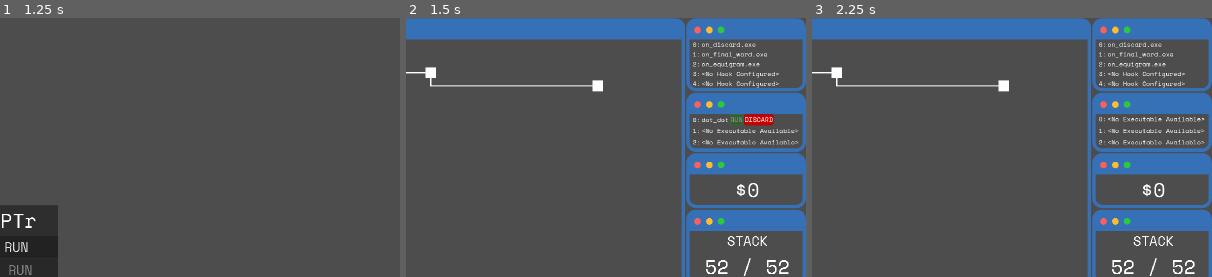
Above: before the commit, frames 1-3 (left to right).
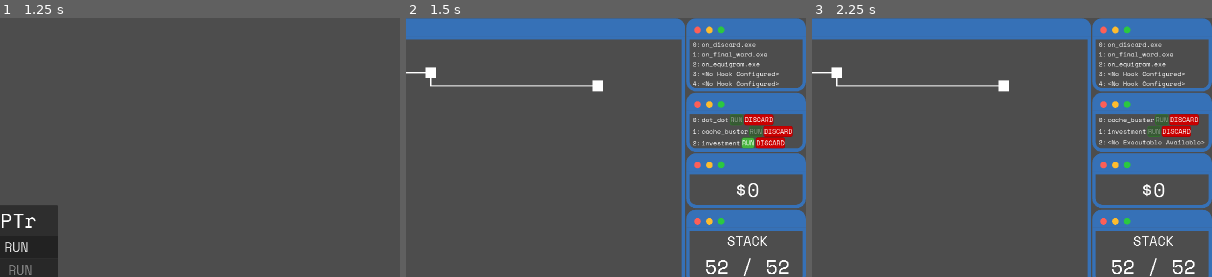
Above: after the commit, the same moments.

Repository: LucasMc17/CRYPTr
Game: Godot game, scene res://root.tscn
Same seed, same stepped clock (60 frames per second), same inputs: the game is played once before the commit and once after it.
Inputs (mouse positions are % of the whole screen's width and height, from its top left):
- Up to frame 1 (1.25 s): click (88, 99) at 0.52 s; type "12" at 0.6 s
- Up to frame 2 (1.5 s): click "NEW RUN" at 1.25 s
- Up to frame 3 (2.25 s): click "DISCARD" at 2 s
The pictures show only the part of the screen within x 50-100%, y 0-50%; the shares and areas given below are measured in that part.

Frame 1 is identical in both runs. In frame 2, 1.2% of the frame differs, in the area x 71-99%, y 41-51%; in frame 3, 1.1%.

Commit message:
more executables

Diff:
--- a/globals/debug_node.tscn
+++ b/globals/debug_node.tscn
@@ -11,10 +11,12 @@
 [ext_resource type="Resource" uid="uid://bxihoxhpapie" path="res://resources/subprocesses/functions/function_instances/add_50.tres" id="9_mwsy6"]
 [ext_resource type="Script" uid="uid://cgy31op6tai8t" path="res://resources/executables/executable.gd" id="10_u1wik"]
 [ext_resource type="Resource" uid="uid://blrw50pxcf0d5" path="res://resources/executables/dot_dot.tres" id="11_ql0i0"]
+[ext_resource type="Resource" uid="uid://bslpwp5khmvbd" path="res://resources/executables/cache_buster.tres" id="12_ql0i0"]
+[ext_resource type="Resource" uid="uid://ceven0yiexd42" path="res://resources/executables/investment.tres" id="13_hyh7v"]
 
 [node name="DebugNode" type="Node"]
 script = ExtResource("1_pgr0f")
 force_hooks = Array[ExtResource("2_wqi1e")]([ExtResource("3_wqi1e"), ExtResource("4_8tqhv"), ExtResource("5_ec415")])
 force_functions = Array[ExtResource("6_6q663")]([ExtResource("7_3injj"), ExtResource("8_v3iya"), ExtResource("9_mwsy6")])
-force_executables = Array[ExtResource("10_u1wik")]([ExtResource("11_ql0i0")])
+force_executables = Array[ExtResource("10_u1wik")]([ExtResource("11_ql0i0"), ExtResource("12_ql0i0"), ExtResource("13_hyh7v")])
 log_level = 1
--- a/globals/events.gd
+++ b/globals/events.gd
@@ -170,7 +170,7 @@
 ## Emitted any time the player's executable list changes, requiring a global UI update.
 signal refresh_executables()
 
-## Emitted when the game state changes
+## Emitted whenever the game state changes or the player takes an action which should cause their executables to check for applicability.
 signal refresh_executable_access()
 
 # EXECUTABLES
@@ -178,6 +178,18 @@
 ## Emitted when the dot_dot executable is used.
 signal dot_dot_executed()
 
+## Emitted when the pluralize executable is used.
+signal pluralize_executed()
+
+## Emitted when the cache_buster executable is used.
+signal cache_buster_executed()
+
+## Emitted when the grab_bag executable is used.
+signal grab_bag_executed()
+
+## Emitted when the investment executable is used.
+signal investment_executed(amount : int)
+
 # DEBUG COMMANDS
 
 ## Emitted when the help command is issued.
--- a/globals/player.gd
+++ b/globals/player.gd
@@ -120,5 +120,4 @@
 ## Remove an Executable from player inventory.
 func remove_executable(exe : Executable):
 	executables = executables.filter(func (executable): return executable != exe)
-	DebugNode.log(executables)
 	Events.refresh_executables.emit()
--- /dev/null
+++ b/resources/executables/cache_buster.tres
@@ -0,0 +1,11 @@
+[gd_resource type="Resource" script_class="Executable" load_steps=2 format=3 uid="uid://bslpwp5khmvbd"]
+
+[ext_resource type="Script" uid="uid://cgy31op6tai8t" path="res://resources/executables/executable.gd" id="1_n3je6"]
+
+[resource]
+script = ExtResource("1_n3je6")
+executable_name = "cache_buster"
+description = "Discard and redraw entire hand of Cryptographs, without using up any of your discards."
+applicable_to_map = false
+applicable_to_shop = false
+metadata/_custom_type_script = "uid://cgy31op6tai8t"
--- a/resources/executables/executable.gd
+++ b/resources/executables/executable.gd
@@ -20,26 +20,38 @@
 ## if True, usable from Shop state.
 @export var applicable_to_shop := true
 
+## Dollar value of executable (only relevant for investment.exe)
+var value := 0
+
 static var applicability_map = {
 	"dot_dot": func () -> bool:
-		return !!Player.current_encounter and !!Player.current_encounter.parent
+		return !!Player.current_encounter and !!Player.current_encounter.parent,
+	"cache_buster": func () -> bool:
+		return !Player.current_stack.is_empty()
 }
 
 ## Executes the function.
 func _execute() -> void:
 	Player.remove_executable(self)
 	Events.refresh_hooks.emit()
-	var signal_name = executable_name + "_executed"
-	if Events.has_signal(signal_name):
-		Events[signal_name].emit()
+	if executable_name == "investment":
+		Events.investment_executed.emit(value)
 	else:
-		push_warning("WARNING: No signal for executable with name " + executable_name)
+		var signal_name = executable_name + "_executed"
+		if Events.has_signal(signal_name):
+			Events[signal_name].emit()
+		else:
+			push_warning("WARNING: No signal for executable with name " + executable_name)
 
 
 ## Returns true if the Executable can currently be ran.
 func get_applicability() -> bool:
 	var variable_name = "applicable_to_" + Player.game_state
-	return self[variable_name] and applicability_map[executable_name].call()
+	if !self[variable_name]:
+		return false
+	if !executable_name in applicability_map:
+		return true
+	return applicability_map[executable_name].call()
 
 
 ## Run the executable, if able.
--- /dev/null
+++ b/resources/executables/grab_bag.tres
@@ -0,0 +1,9 @@
+[gd_resource type="Resource" script_class="Executable" load_steps=2 format=3 uid="uid://bll1iaktr3122"]
+
+[ext_resource type="Script" uid="uid://cgy31op6tai8t" path="res://resources/executables/executable.gd" id="1_cfieu"]
+
+[resource]
+script = ExtResource("1_cfieu")
+executable_name = "grab_bag"
+description = "Gain a random Executable (grab_bag.exe excluded)."
+metadata/_custom_type_script = "uid://cgy31op6tai8t"
--- /dev/null
+++ b/resources/executables/investment.tres
@@ -0,0 +1,11 @@
+[gd_resource type="Resource" script_class="Executable" load_steps=2 format=3 uid="uid://ceven0yiexd42"]
+
+[ext_resource type="Script" uid="uid://cgy31op6tai8t" path="res://resources/executables/executable.gd" id="1_vnlr0"]
+
+[resource]
+script = ExtResource("1_vnlr0")
+executable_name = "investment"
+description = "Value starts at $0 and increases by $2 after every directory visited, to a maximum of $10. Run the executable to cash out.
+
+Current value: $%s"
+metadata/_custom_type_script = "uid://cgy31op6tai8t"
--- /dev/null
+++ b/resources/executables/pluralize.tres
@@ -0,0 +1,11 @@
+[gd_resource type="Resource" script_class="Executable" load_steps=2 format=3 uid="uid://dpptgi3weovf"]
+
+[ext_resource type="Script" uid="uid://cgy31op6tai8t" path="res://resources/executables/executable.gd" id="1_axite"]
+
+[resource]
+script = ExtResource("1_axite")
+executable_name = "pluralize"
+description = "Create an S Cryptograph, which cannot be discarded and will last the duration of the encounter. The new Cryptograph is not added to the Stack, it is exclusively for use in the current encounter."
+applicable_to_map = false
+applicable_to_shop = false
+metadata/_custom_type_script = "uid://cgy31op6tai8t"
--- a/slices/run/player_status/executable_window/executable_preview.gd
+++ b/slices/run/player_status/executable_window/executable_preview.gd
@@ -12,7 +12,10 @@
 			if name_label:
 				name_label.text = val.executable_name
 			if summary:
-				summary.text = "# " + val.description
+				if val.executable_name == "investment":
+					summary.text = "# " + val.description % [val.value]
+				else:
+					summary.text = "# " + val.description
 		else:
 			if button_holder:
 				button_holder.visible = false
@@ -30,6 +33,10 @@
 func _ready():
 	Events.refresh_executables.connect(populate)
 	Events.refresh_executable_access.connect(change_applicability)
+
+	# NOTE: This won't be a good enough signal forever.
+	Events.match_started.connect(_on_match_started)
+
 	index_label.text = str(index) + ":"
 	populate()
 
@@ -46,6 +53,11 @@
 func change_applicability():
 	if executable:
 		run_button.disabled = !executable.get_applicability()
+
+
+## If the executable has properties that update and are exposed to the player, this function updates the description with them.
+func _update_description(place_holders : Array[String] = []) -> void:
+	summary.text = "# " + executable.description % place_holders
 
 
 func _on_h_box_container_mouse_entered():
@@ -65,3 +77,8 @@
 func _on_discard_button_pressed():
 	if executable:
 		Player.remove_executable(executable)
+
+func _on_match_started(_params):
+	if executable and executable.executable_name == "investment" and executable.value < 10:
+		executable.value += 2
+		_update_description([str(executable.value)])
--- a/slices/run/player_status/money_window/money_window.gd
+++ b/slices/run/player_status/money_window/money_window.gd
@@ -5,6 +5,8 @@
 func _ready():
 	Events.money_changed.connect(_on_money_changed)
 	Events.command_give_money.connect(_on_give_money_command_received)
+
+	Events.investment_executed.connect(_on_investment_used)
 
 
 func _on_money_changed(_params : Events.ParamsObject):
@@ -22,3 +24,7 @@
 		DebugNode.error("Error: The passed parameter '" + params[0] + "' is not an integer.")
 		return
 	Player.change_money(params[0].to_int())
+
+
+func _on_investment_used(amount : int):
+	Player.change_money(amount)
--- a/slices/run/states/encounter/encounter.gd
+++ b/slices/run/states/encounter/encounter.gd
@@ -18,7 +18,7 @@
 var is_input_ready := true
 
 ## The player's current hand of cryptographs. Not a logic module like the deck or scorer, since the hand has a visual component in the encounter.
-@onready var _hand := %Hand
+@onready var _hand : Hand = %Hand
 ## The player's current word entry. Not a logic module like the deck or scorer, since the word has a visual component in the encounter.
 @onready var _word := %Word
 ## The score preview, utilizing the current ScoringObject to show a base score, multipliers, and total score for the typed word before entering.
@@ -27,6 +27,8 @@
 func _ready():
 	Events.command_win.connect(func (_params): _win())
 	Events.command_lose.connect(func (_params): _lose())
+
+	Events.cache_buster_executed.connect(_on_cache_buster_used)
 
 	if DebugNode.command_args.is_debug_encounter:
 		DebugNode.print('ENCOUNTER accessed directly', 1)
@@ -103,6 +105,7 @@
 
 		_scoring.update_score_object(_word.text, _hand)
 		_score_preview.update_potential_score(_scoring.score_object)
+		Events.refresh_executable_access.emit()
 
 
 
@@ -128,3 +131,13 @@
 			_lose()
 		_hand.add_to_hand(_deck.draw(1))
 		_discards -= 1
+
+
+func _on_cache_buster_used():
+	for cryptograph in _hand.cryptographs:
+		Events.emit_cryptograph_discarded(cryptograph, 1, cryptograph.resource.letter.character)
+		_hand.discard(cryptograph)
+	_word.clear()
+	_scoring.update_score_object(_word.text, _hand)
+	_score_preview.update_potential_score(_scoring.score_object)
+	_hand.add_to_hand(_deck.draw())
--- a/slices/run/states/game_state_switchable.gd
+++ b/slices/run/states/game_state_switchable.gd
@@ -9,5 +9,5 @@
 
 func setup(init_obj := {}) -> void:
 	Player.game_state = state_name
-	Events.refresh_executable_access.emit()
+	Events.refresh_executable_access.emit.call_deferred()
 	super(init_obj)
--- a/slices/run/states/map/scenes/map_node.gd
+++ b/slices/run/states/map/scenes/map_node.gd
@@ -54,10 +54,10 @@
 
 
 ## Method for resizing the parent lines when the map's dimensions change. Takes in the new x dimension of the cell.
-func resize_lines(x : float) -> void:
+func resize_lines(new_x : float) -> void:
 	if parent_line.points:
-		parent_line.points[1].x = -x + 20
-		parent_line.points[2].x = -x + 20
+		parent_line.points[1].x = -new_x + 20
+		parent_line.points[2].x = -new_x + 20
 
 
 ## Method for updaying the color of the node and it's parent line.
Not shown: 1 places in globals/debug_node.tscn that only renumber resources
